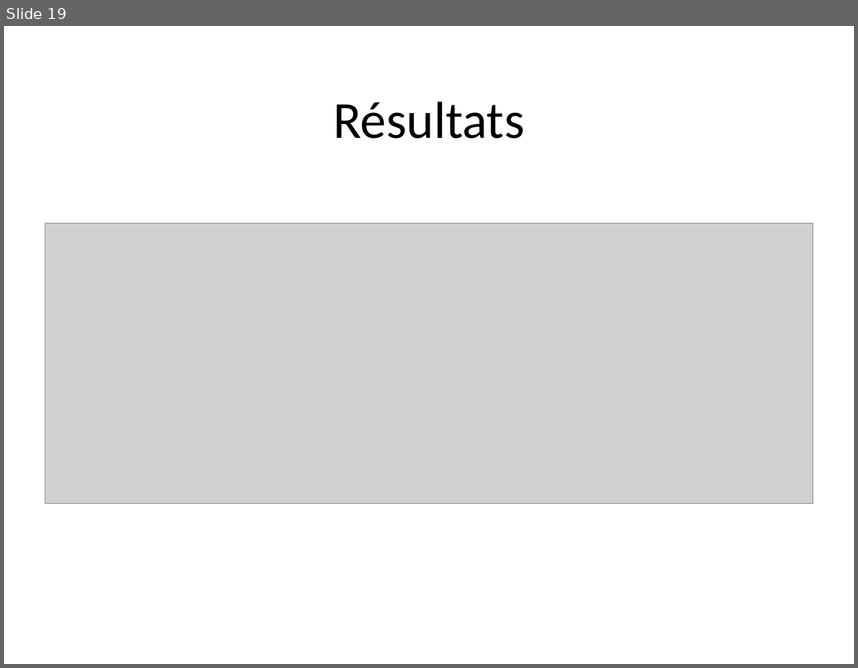
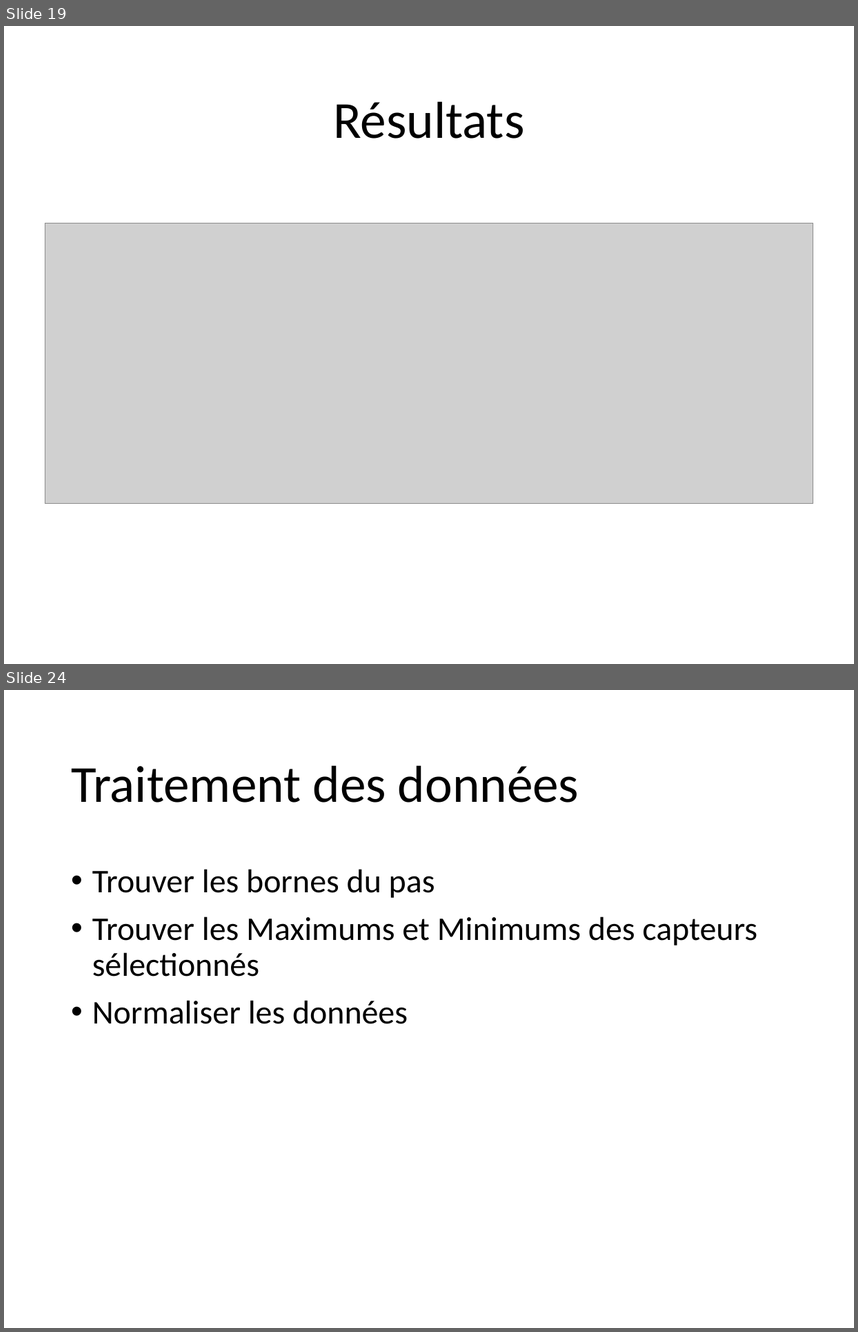
Before and after one commit to staufga0/DM_Project, a slide deck: Data Mining Presentation.pptm. Shown one above the other, each under a label of ours: slide 19 before the commit, slides 19 and 24 after it; the slides between them are not shown. The pictures are 858x668 and 858x1332 pixels, drawn with LibreOffice and Linux fonts; fonts in the diff are those of the drawing; grey boxes stand for pictures. Boxes give left, top, right and bottom in pixels: in the first picture for what was removed or moved away, otherwise in the second. Text is boxed around its words. In the diff, an @@ line names an element or a change of style, - is before the commit and + after.

```diff
--- a/Data Mining Presentation.pptm
+++ b/Data Mining Presentation.pptm
@@ slide 24 added at <box>4,690,854,1328</box>, background #FFFFFF @@
@@ title added at <box>71,765,579,802</box>, 44 pt, text #000000 @@
+Traitement des données
@@ text added at <box>92,869,757,1024</box>, 28 pt, text #000000 @@
+• Trouver les bornes du pas
+• Trouver les Maximums et Minimums des capteurs sélectionnés
+• Normaliser les données
```
Also in this commit, not shown: 9 other slides added.
